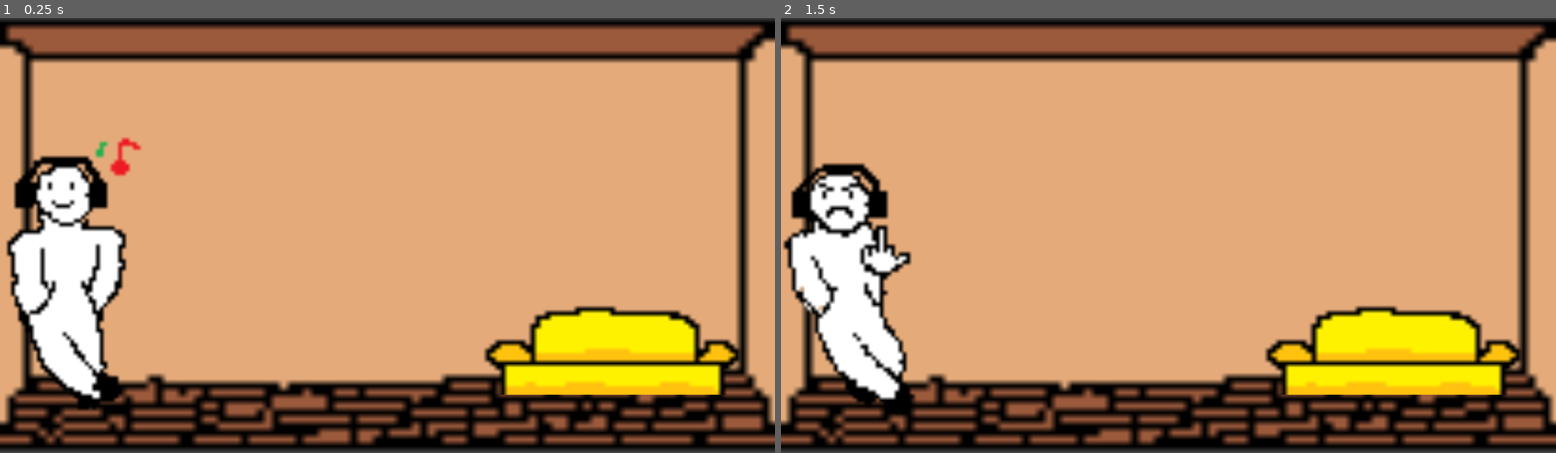
Above: before the commit, frames 1-2 (left to right).
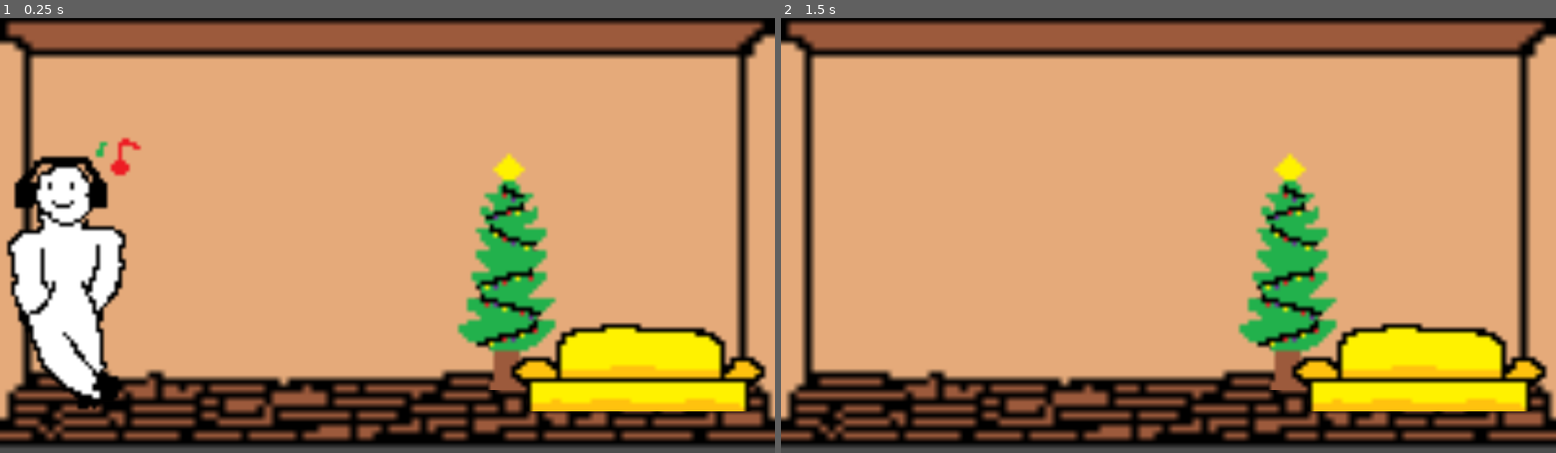
Above: after the commit, the same moments.

Repository: gamecraft-sfera/clash-of-cubes
Game: Godot game, scene res://node_2d.tscn
Two runs of this game, one before a commit and one after it. Both use one fixed random seed, a clock stepped at 60 frames per second and the inputs below. The project has no main scene, so this scene is started directly.
Inputs (mouse positions are in pixels of both pictures, inside the frame that each line leads up to):
- Up to frame 1 (0.25 s): no input
- Up to frame 2 (1.5 s): click (835, 283) at 0.5 s; tap Enter at 1.25 s

The runs differ from the first frame. In frame 1, 25% of the frame differs, in the area x 0-100%, y 0-100%; in frame 2, 31%.
Error after the commit: Invalid assignment of property or key 'visible' with value of type 'bool' on a base object of type 'null instance'. (res://node_2d.gd:7)

Commit message:
nová  věc
stáhni

Diff:
--- a/vánoce/node_2d.tscn
+++ b/vánoce/node_2d.tscn
@@ -1,7 +1,8 @@
-[gd_scene load_steps=6 format=3 uid="uid://d1qcrcb1adyfv"]
+[gd_scene load_steps=7 format=3 uid="uid://d1qcrcb1adyfv"]
 
 [ext_resource type="Script" uid="uid://benawt01svnqi" path="res://node_2d.gd" id="1_0hol4"]
 [ext_resource type="Texture2D" uid="uid://f1eseqv43daj" path="res://místnost.png" id="2_q6r6c"]
+[ext_resource type="Texture2D" uid="uid://b6v16konu563o" path="res://VÁNOČMÍ STROMEK.png" id="3_d21ai"]
 [ext_resource type="Texture2D" uid="uid://bxc8iesb6mp85" path="res://GAUČ.png" id="3_kdubu"]
 [ext_resource type="Texture2D" uid="uid://d0x3y55vo2alw" path="res://pixil-frame-0 (1).png" id="4_d21ai"]
 [ext_resource type="Texture2D" uid="uid://dxt6brq07do8e" path="res://pixil-frame-0 (2).png" id="5_q6r6c"]
@@ -10,12 +11,17 @@
 script = ExtResource("1_0hol4")
 
 [node name="Místnost" type="Sprite2D" parent="."]
-position = Vector2(578, 373)
+position = Vector2(578, 367)
 scale = Vector2(11.56, 10)
 texture = ExtResource("2_q6r6c")
 
+[node name="VánočmíStromek" type="Sprite2D" parent="."]
+position = Vector2(773, 229)
+scale = Vector2(6.5362496, 6.5024986)
+texture = ExtResource("3_d21ai")
+
 [node name="Gauč" type="Sprite2D" parent="."]
-position = Vector2(965.9999, 251)
+position = Vector2(1004, 276)
 scale = Vector2(7.395, 6.200001)
 texture = ExtResource("3_kdubu")
 
@@ -28,9 +34,9 @@
 ignore_texture_size = true
 stretch_mode = 0
 
-[node name="PixilFrame0(2)" type="Sprite2D" parent="."]
+[node name="PixilFrame0(2)" type="Sprite2D" parent="TextureButton"]
 visible = false
-position = Vector2(107.00006, 418)
+position = Vector2(299.00006, 293)
 scale = Vector2(5.6700006, 5.7199993)
 texture = ExtResource("5_q6r6c")
 
